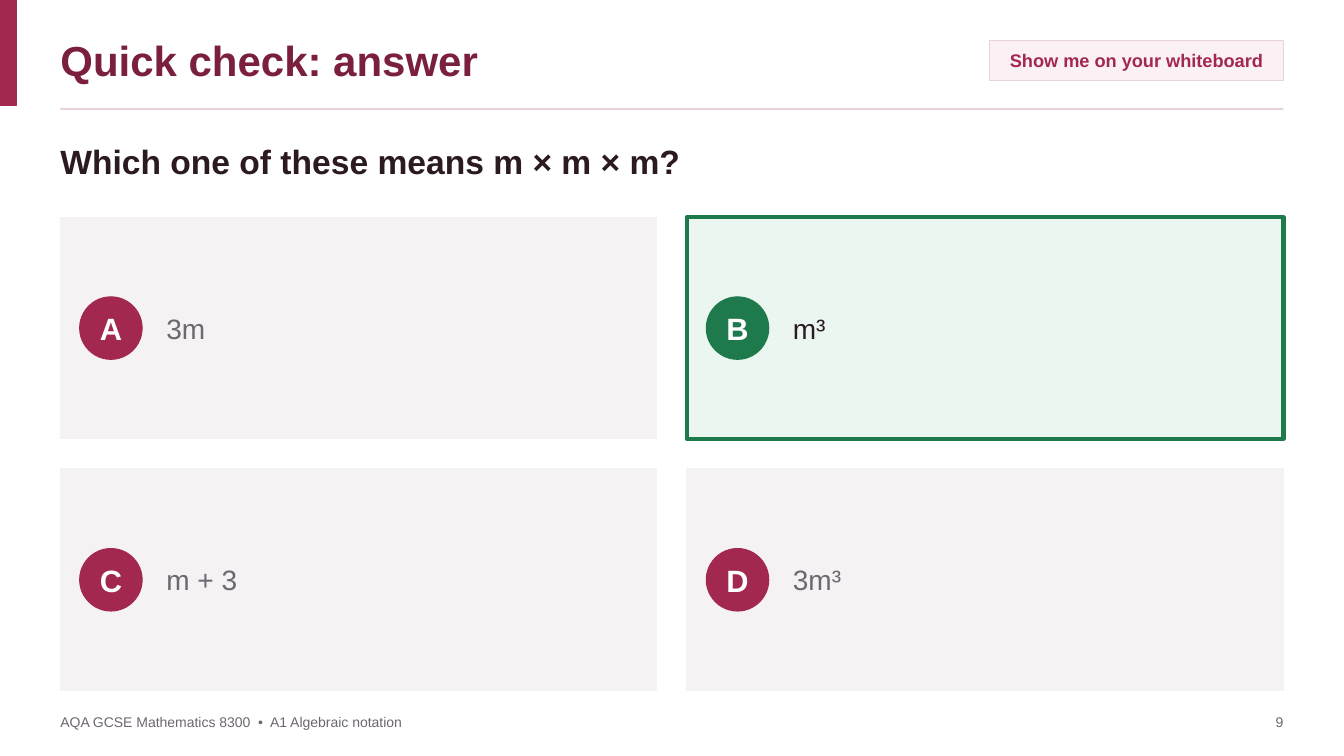
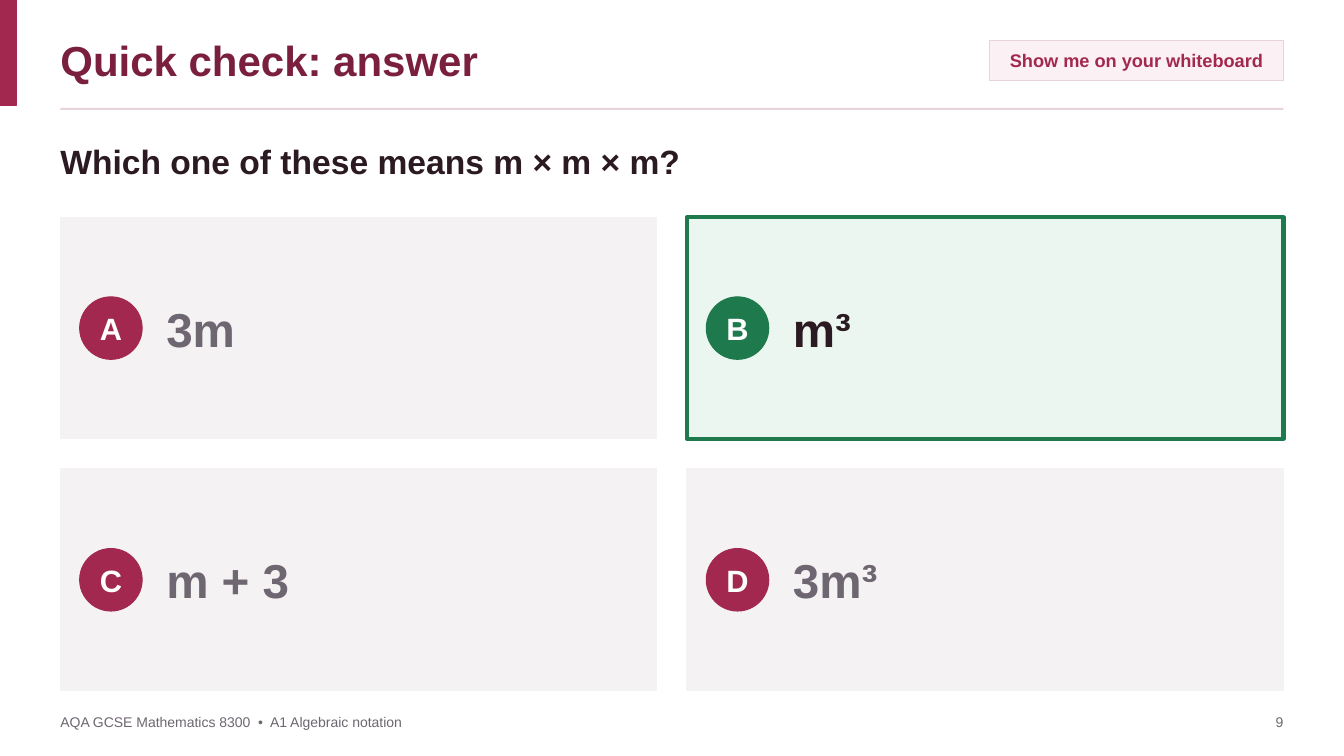
Before and after one commit to pstephenphilip-ship-it/Piri-MBBS, a slide deck: slide 9 of gcse-slides/aqa-maths/AQA_8300_A1_AlgebraicNotation.pptx. Drawn at 1344x756 pixels with LibreOffice and Linux fonts; fonts in the diff are those of the drawing. Boxes give left, top, right and bottom in pixels: in the first picture for what was removed or moved away, otherwise in the second. Text is boxed around its words. In the diff, an @@ line names an element or a change of style, - is before the commit and + after.

```diff
--- a/gcse-slides/aqa-maths/AQA_8300_A1_AlgebraicNotation.pptx
+++ b/gcse-slides/aqa-maths/AQA_8300_A1_AlgebraicNotation.pptx
@@ size 20 to 34 pt, bold on in 4 elements at (166,314,235,348), (793,314,851,347), (166,565,289,599), (793,565,878,599) @@
```
Also in this commit, not shown: 1 other slide changed, 4 other files.
